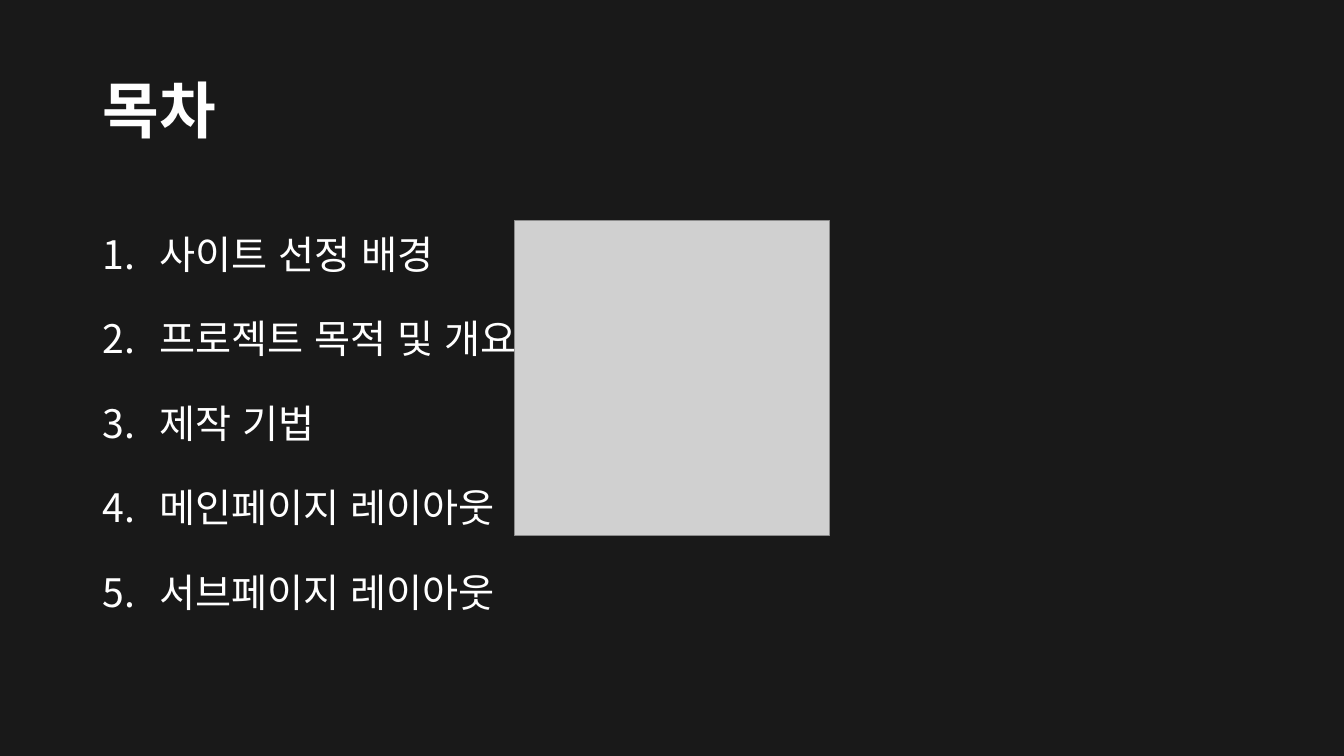
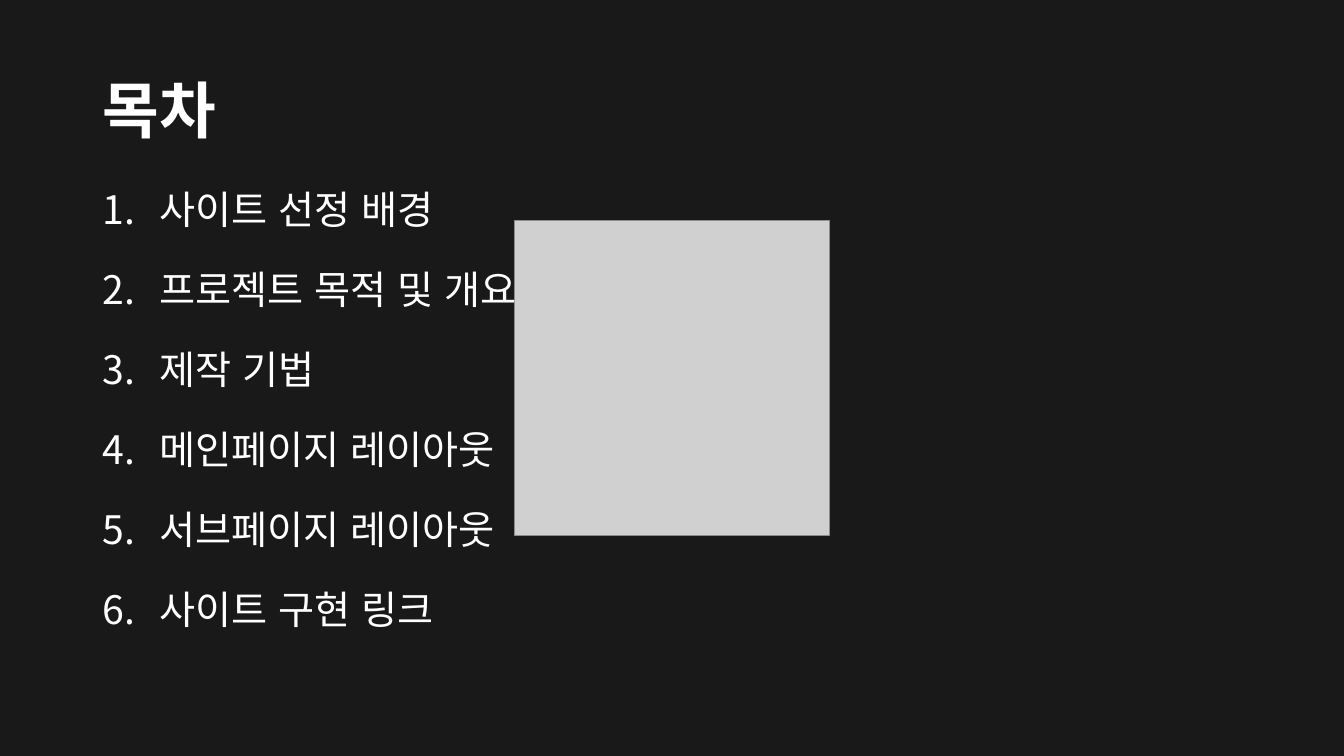
Before and after one commit to JKM0722/JKM_exec01, a slide deck: slide 2 of 003/가이드문서/WM Entertainment.pptx. Drawn at 1344x756 pixels with LibreOffice and Linux fonts; fonts in the diff are those of the drawing; grey boxes stand for pictures. Boxes give left, top, right and bottom in pixels: in the first picture for what was removed or moved away, otherwise in the second. Text is boxed around its words. In the diff, an @@ line names an element or a change of style, - is before the commit and + after.

```diff
--- a/003/가이드문서/WM Entertainment.pptx
+++ b/003/가이드문서/WM Entertainment.pptx
@@ text "사이트 선정 배경": place and size @@
-text "사이트 선정 배경" at <box>159,236,516,610</box>
+text "사이트 선정 배경" at <box>159,191,516,627</box>
@@ text at <box>159,191,516,547</box>: line spacing 1.5 to 1.4 @@
@@ text at <box>159,591,433,627</box>: paragraph added @@
+6. 사이트 구현 링크
```
Also in this commit, not shown: 1 slide added, 5 other files.
